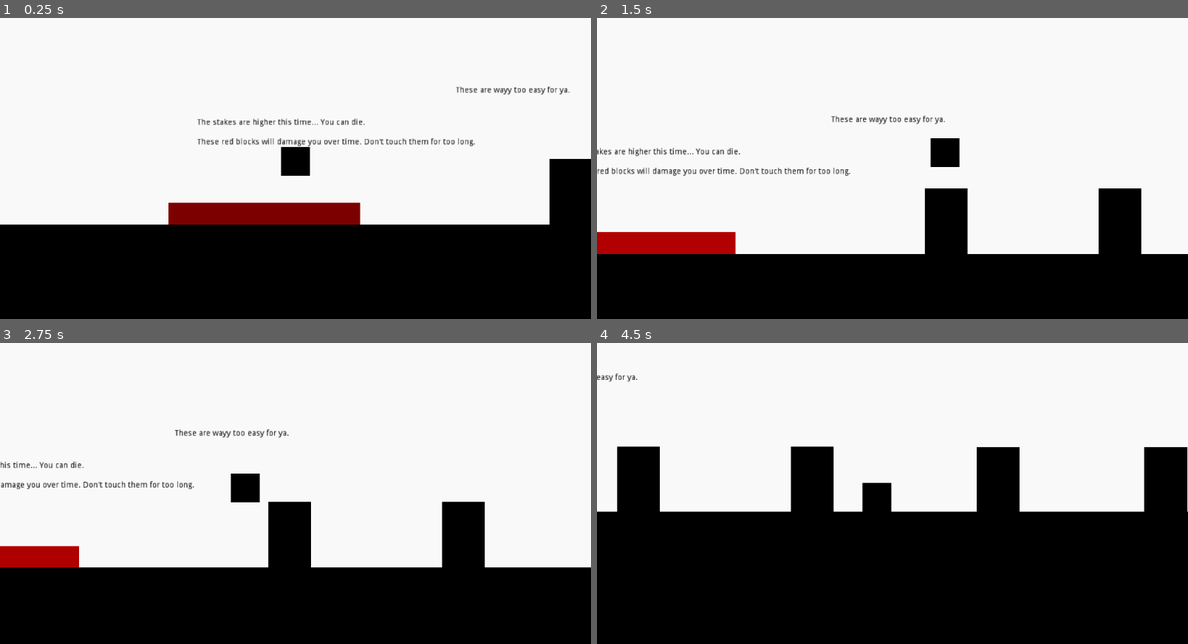
Above: before the commit, frames 1-4 (two rows, left to right).
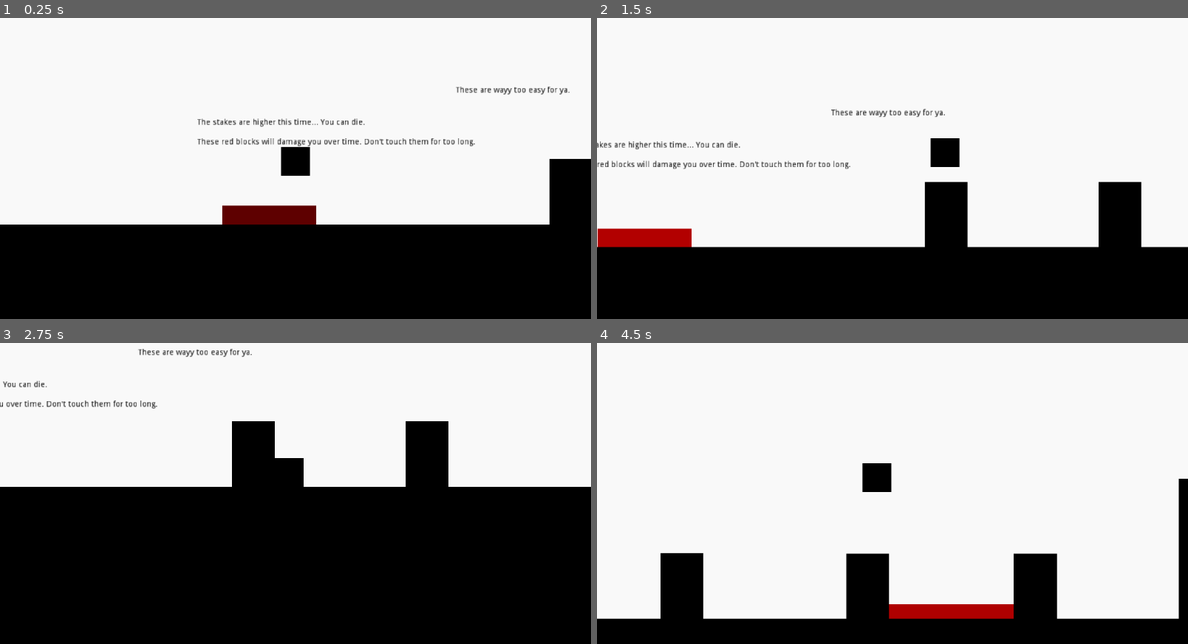
Above: after the commit, the same moments.

Repository: RavenJFelix/Square
Game: Godot game, scene res://levelz/level-4/level-4.tscn
Same seed, same stepped clock (60 frames per second), same inputs: the game is played once before the commit and once after it. This scene is started directly instead of the project's main scene.
Inputs:
- Up to frame 1 (0.25 s): no input
- Up to frame 2 (1.5 s): hold Right (ui_right) from 0.53 s (still down); tap Up (ui_up) at 0.77 s
- Up to frame 3 (2.75 s): tap Up (ui_up) at 1.52 s; release Right (ui_right) at 2.03 s; hold Left (ui_left) from 2.03 s (still down)
- Up to frame 4 (4.5 s): release Left (ui_left) at 2.78 s; hold Right (ui_right) 2.78-4.28 s; tap Up (ui_up) at 3.02, 3.77 s; hold Left (ui_left) from 4.28 s (still down)

The runs differ from the first frame. In frame 1, 2.4% of the frame differs, in the area x 28-61%, y 61-69%; in frame 2, 4.9%; in frame 3, 28%; in frame 4, 37%, in the area x 0-100%, y 10-92%.

Commit message:
Update level 4 to be less boring

Diff:
--- a/levelz/level-4/level-4.tscn
+++ b/levelz/level-4/level-4.tscn
@@ -1,10 +1,12 @@
-[gd_scene load_steps=4 format=2]
+[gd_scene load_steps=5 format=2]
 
 [ext_resource path="res://map/basicPlatform.tscn" type="PackedScene" id=1]
 [ext_resource path="res://entity/pc/player/player.tscn" type="PackedScene" id=2]
 [ext_resource path="res://map/hazard/hurt-block/hurt-block.tscn" type="PackedScene" id=3]
+[ext_resource path="res://map/modifiers/change-scene/change-scene-zone.tscn" type="PackedScene" id=4]
 
 [node name="Node2D" type="Node2D"]
+position = Vector2( 81.7, 0 )
 
 [node name="Double" type="Node2D" parent="."]
 
@@ -64,17 +66,9 @@
 position = Vector2( 4200.95, -100.576 )
 scale = Vector2( 227.729, 24.2054 )
 
-[node name="Polygon2D62" parent="Double" instance=ExtResource( 1 )]
-position = Vector2( 3802.61, -1357.57 )
-scale = Vector2( 227.729, 24.2054 )
-
 [node name="Polygon2D63" parent="Double" instance=ExtResource( 1 )]
-position = Vector2( 3558.38, -374.02 )
-scale = Vector2( 3.72157, 8.30085 )
-
-[node name="Polygon2D72" parent="Double" instance=ExtResource( 1 )]
-position = Vector2( 5058.29, -1643.95 )
-scale = Vector2( 3.72157, 8.30085 )
+position = Vector2( 3707.4, -374.02 )
+scale = Vector2( 18.6239, 8.30085 )
 
 [node name="Polygon2D67" parent="Double" instance=ExtResource( 1 )]
 position = Vector2( 4298.33, -374.02 )
@@ -121,45 +115,24 @@
 scale = Vector2( 3.72157, 19.2195 )
 
 [node name="Polygon2D68" parent="Double" instance=ExtResource( 1 )]
-position = Vector2( 3930.04, -374.02 )
+position = Vector2( 3857.96, -535.706 )
 scale = Vector2( 3.72157, 8.30085 )
 
 [node name="Polygon2D65" parent="Double" instance=ExtResource( 1 )]
 position = Vector2( 2797.01, -410.107 )
 scale = Vector2( 3.72157, 11.9096 )
 
-[node name="HurtPlatform" parent="." instance=ExtResource( 3 )]
-position = Vector2( 182.179, 90.9029 )
-scale = Vector2( 16.6092, 2.64943 )
+[node name="HurtPlatform" parent="Double" instance=ExtResource( 3 )]
+position = Vector2( 1483.26, 103.767 )
+scale = Vector2( 11.9757, 2.7 )
 z_index = -1
-color = Color( 0.258824, 0, 0, 1 )
+
+[node name="ChangeScene" parent="Double" instance=ExtResource( 4 )]
+position = Vector2( 6100.34, -1691.13 )
+scale = Vector2( 3.11133, 2.35504 )
 
 [node name="HurtPlatform2" parent="." instance=ExtResource( 3 )]
 position = Vector2( 2399.33, -386.33 )
-scale = Vector2( 3.76695, 6.45801 )
-z_index = -1
-color = Color( 0.258824, 0, 0, 1 )
-
-[node name="HurtPlatform6" parent="." instance=ExtResource( 3 )]
-position = Vector2( 2399.34, -1656.26 )
-scale = Vector2( 3.76695, 6.45801 )
-z_index = -1
-color = Color( 0.258824, 0, 0, 1 )
-
-[node name="HurtPlatform9" parent="." instance=ExtResource( 3 )]
-position = Vector2( 3529.71, -1656.26 )
-scale = Vector2( 3.76695, 6.45801 )
-z_index = -1
-color = Color( 0.258824, 0, 0, 1 )
-
-[node name="HurtPlatform10" parent="." instance=ExtResource( 3 )]
-position = Vector2( 3124.38, -1656.26 )
-scale = Vector2( 3.76695, 6.45801 )
-z_index = -1
-color = Color( 0.258824, 0, 0, 1 )
-
-[node name="HurtPlatform11" parent="." instance=ExtResource( 3 )]
-position = Vector2( 2746.75, -1656.26 )
 scale = Vector2( 3.76695, 6.45801 )
 z_index = -1
 color = Color( 0.258824, 0, 0, 1 )
@@ -170,26 +143,25 @@
 z_index = -1
 color = Color( 0.258824, 0, 0, 1 )
 
-[node name="HurtPlatform7" parent="." instance=ExtResource( 3 )]
-position = Vector2( 4695.54, -1656.26 )
-scale = Vector2( 3.76695, 6.45801 )
-z_index = -1
-color = Color( 0.258824, 0, 0, 1 )
-
 [node name="HurtPlatform4" parent="." instance=ExtResource( 3 )]
-position = Vector2( 4695.54, -386.33 )
+position = Vector2( 3372.17, -389.663 )
 scale = Vector2( 3.76695, 6.45801 )
 z_index = -1
 color = Color( 0.258824, 0, 0, 1 )
 
 [node name="HurtPlatform5" parent="." instance=ExtResource( 3 )]
-position = Vector2( 3924.38, -1656.26 )
+position = Vector2( 6747.07, -740.038 )
 scale = Vector2( 3.76695, 6.45801 )
 z_index = -1
 color = Color( 0.258824, 0, 0, 1 )
 
-[node name="HurtPlatform8" parent="." instance=ExtResource( 3 )]
-position = Vector2( 4341.93, -1656.26 )
-scale = Vector2( 3.76695, 6.45801 )
+[node name="HurtPlatform6" parent="." instance=ExtResource( 3 )]
+position = Vector2( 6246.48, -1656.95 )
+scale = Vector2( 1.55164, 3.61401 )
 z_index = -1
 color = Color( 0.258824, 0, 0, 1 )
+
+[node name="HurtPlatform" parent="." instance=ExtResource( 3 )]
+position = Vector2( 190.704, 91.9691 )
+scale = Vector2( 8.13827, 2.22038 )
+z_index = -1
